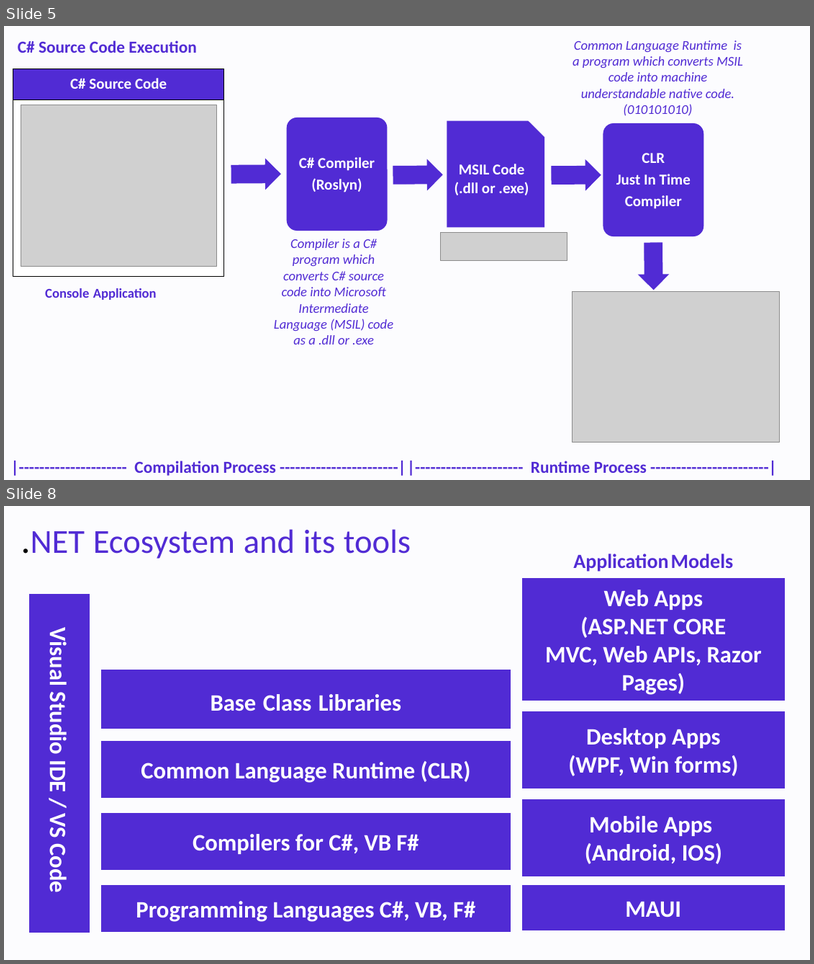
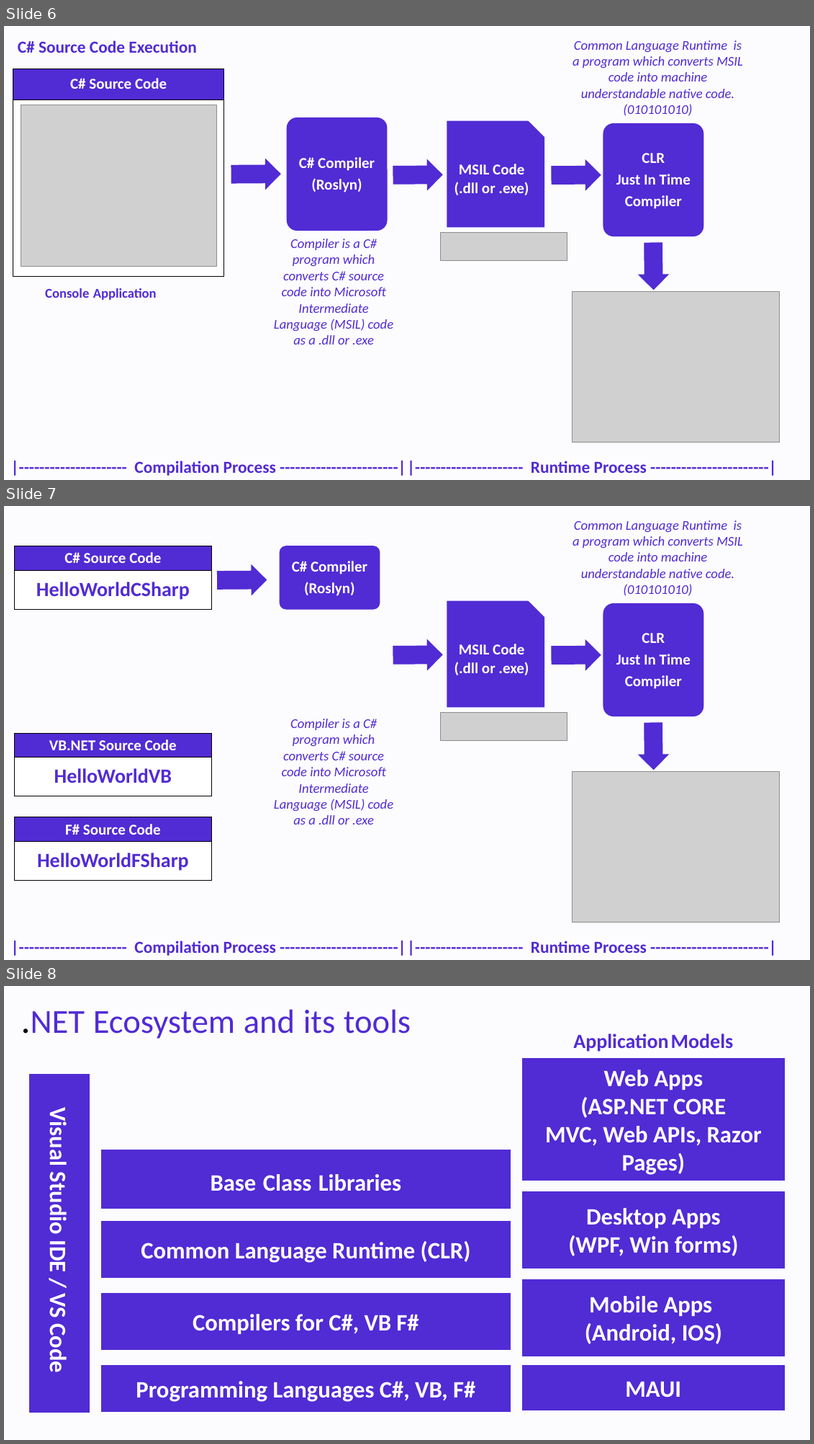
Before and after one commit to NaveenChittimalla/C-Sharp-Fundamentals, a slide deck: docs/C Sharp Programming Language - Fundaments.pptx. Shown one above the other, each under a label of ours: slides 5 and 8 before the commit, slides 6, 7 and 8 after it; the slides between them are not shown. The pictures are 814x964 and 814x1444 pixels, drawn with LibreOffice and Linux fonts; fonts in the diff are those of the drawing; grey boxes stand for pictures. Boxes give left, top, right and bottom in pixels: in the first picture for what was removed or moved away, otherwise in the second. Text is boxed around its words. In the diff, an @@ line names an element or a change of style, - is before the commit and + after.

```diff
--- a/docs/C Sharp Programming Language - Fundaments.pptx
+++ b/docs/C Sharp Programming Language - Fundaments.pptx
@@ slide 7 added at [4,506,810,960], background #FCFCFE @@
@@ text added at [573,520,743,596], 16 pt, text #512BD4, italic @@
+Common Language Runtime is a program which converts MSIL code into machine understandable native code.
+(010101010)
@@ table added at [14,546,212,609], 2 rows, 1 columns @@
+C# Source Code
+HelloWorldCSharp
@@ rounded rectangle added at [280,546,380,609], fill #512BD4, outline #512BD4 1 pt @@
@@ right arrow added at [217,565,267,595], fill #512BD4, outline #512BD4 1 pt @@
@@ text added at [292,561,368,596], 18 pt, text #FFFFFF, bold @@
+C# Compiler
+(Roslyn)
@@ snip rect added at [448,601,544,707], fill #512BD4, outline #512BD4 1 pt, 18 pt, text #FFFFFF, bold @@
+MSIL Code
+(.dll or .exe)
@@ rounded rectangle added at [604,603,704,716], fill #512BD4, outline #512BD4 1 pt @@
@@ text added at [617,633,691,689], 18 pt, text #FFFFFF, bold @@
+CLR
+Just In Time
+Compiler
@@ right arrow added at [394,640,442,670], fill #512BD4, outline #512BD4 1 pt @@
@@ right arrow added at [552,640,601,670], fill #512BD4, outline #512BD4 1 pt @@
@@ text added at [274,718,394,824], 16 pt, text #512BD4, italic @@
+Compiler is a C# program which converts C# source code into Microsoft Intermediate Language (MSIL) code as a .dll or .exe
@@ picture added at [441,713,567,741] @@
@@ table added at [14,733,212,795], 2 rows, 1 columns @@
+VB.NET Source Code
+HelloWorldVB
@@ right arrow added at [639,723,669,770], fill #512BD4, outline #512BD4 1 pt @@
@@ picture added at [573,772,779,922] @@
@@ table added at [14,817,212,880], 2 rows, 1 columns @@
+F# Source Code
+HelloWorldFSharp
@@ text added at [134,940,276,955], 20 pt, text #512BD4, bold @@
+|--------------------- Compilation Process -----------------------|
@@ text added at [531,940,647,952], 20 pt, text #512BD4, bold @@
+|--------------------- Runtime Process -----------------------|
@@ what was slide 5 is now slide 6 @@
```
Also in this commit, not shown: 6 slides changed, 4 other slides added, 1 other file.
